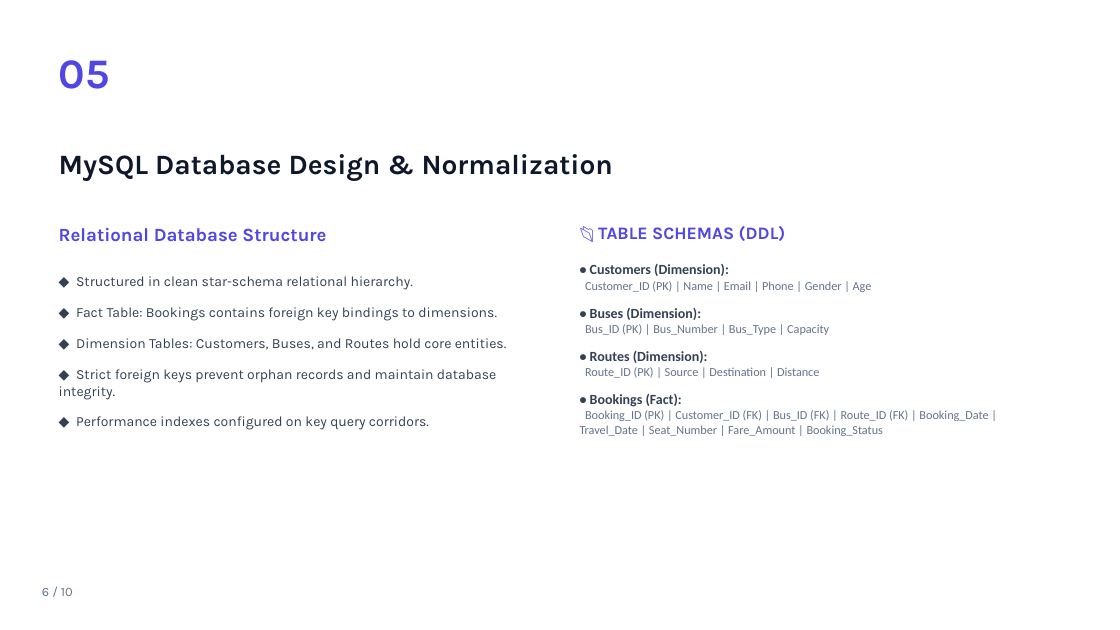
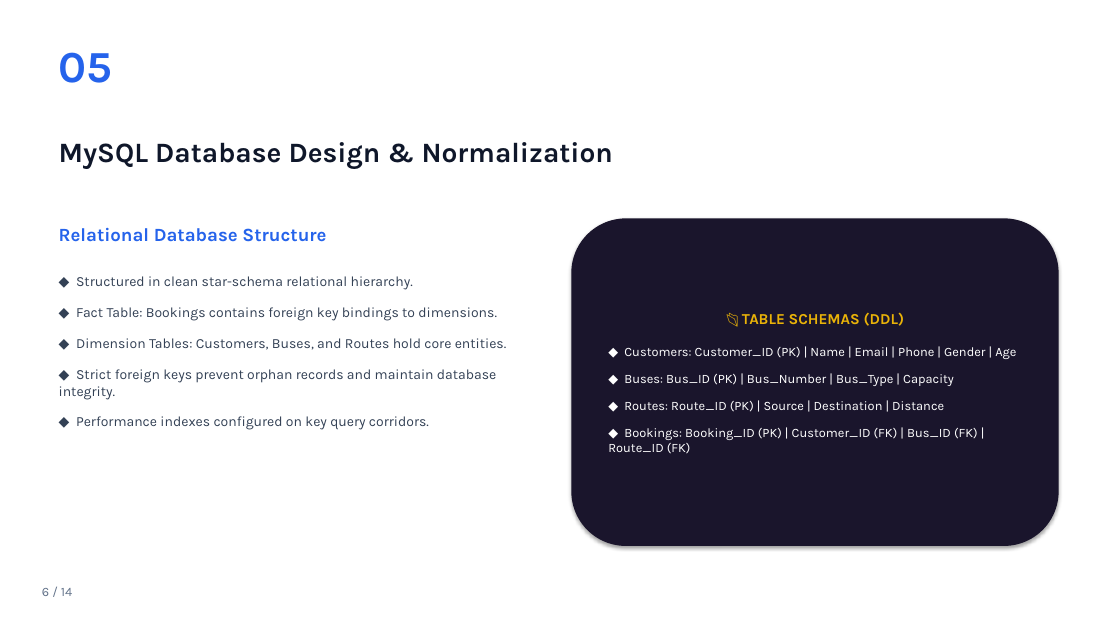
Before and after one commit to SHETYGURU/Revature-Bus-Booking-Analytical-System-, a slide deck: slide 6 of Bus Booking Analytics System (PowerBI)/documents/Bus_Booking_Analytics_PowerBI_light.pptx. Drawn at 1120x630 pixels with LibreOffice and Linux fonts; fonts in the diff are those of the drawing. Boxes give left, top, right and bottom in pixels: in the first picture for what was removed or moved away, otherwise in the second. Text is boxed around its words. In the diff, an @@ line names an element or a change of style, - is before the commit and + after.

```diff
--- a/Bus Booking Analytics System (PowerBI)/documents/Bus_Booking_Analytics_PowerBI_light.pptx
+++ b/Bus Booking Analytics System (PowerBI)/documents/Bus_Booking_Analytics_PowerBI_light.pptx
@@ text "05": place and size @@
-text "05" at box(59, 60, 110, 89)
+text "05" at box(59, 52, 113, 83)
@@ text "05" at box(59, 52, 113, 83): size 36 to 38 pt, text colour #4F46E5 to #2563EB @@
@@ text "MySQL Database Design & Normalization": place and size @@
-text "MySQL Database Design & Normalization" at box(59, 154, 613, 181)
+text "MySQL Database Design & Normalization" at box(59, 142, 613, 168)
@@ text "Relational Database Structure" at box(59, 228, 326, 242): text colour #4F46E5 to #2563EB @@
@@ rounded rectangle "📂 TABLE SCHEMAS (DDL)": place and size @@
-rounded rectangle "📂 TABLE SCHEMAS (DDL)" at box(580, 226, 988, 436)
+rounded rectangle "📂 TABLE SCHEMAS (DDL)" at box(571, 218, 1059, 546)
@@ rounded rectangle "📂 TABLE SCHEMAS (DDL)" at box(571, 218, 1059, 546): vertical alignment top to middle; fill none to #1A152C; shadow on @@
@@ text in rounded rectangle at box(742, 312, 904, 326): size 15 to 13 pt, text colour #4F46E5 to #EAB308 in "📂 TABLE SCHEMAS (DDL)"; alignment left to centre; less space between paragraphs @@
@@ text in rounded rectangle at box(608, 347, 1016, 454): text changed; size 10.5 to 11 pt; font Calibri to Karla; text colour #64748B to #FFFFFF @@
-• Customers (Dimension):
-Customer_ID (PK) | Name | Email | Phone | Gender | Age
-• Buses (Dimension):
-Bus_ID (PK) | Bus_Number | Bus_Type | Capacity
-• Routes (Dimension):
-Route_ID (PK) | Source | Destination | Distance
-• Bookings (Fact):
-Booking_ID (PK) | Customer_ID (FK) | Bus_ID (FK) | Route_ID (FK) | Booking_Date | Travel_Date | Seat_Number | Fare_Amount | Booking_Status
+◆ Customers: Customer_ID (PK) | Name | Email | Phone | Gender | Age
+◆ Buses: Bus_ID (PK) | Bus_Number | Bus_Type | Capacity
+◆ Routes: Route_ID (PK) | Source | Destination | Distance
+◆ Bookings: Booking_ID (PK) | Customer_ID (FK) | Bus_ID (FK) | Route_ID (FK)
@@ text at box(42, 588, 72, 596): text changed @@
-6 / 10
+6 / 14
```
Also in this commit, not shown: 10 other slides changed, 4 slides added, 2 slides removed.
